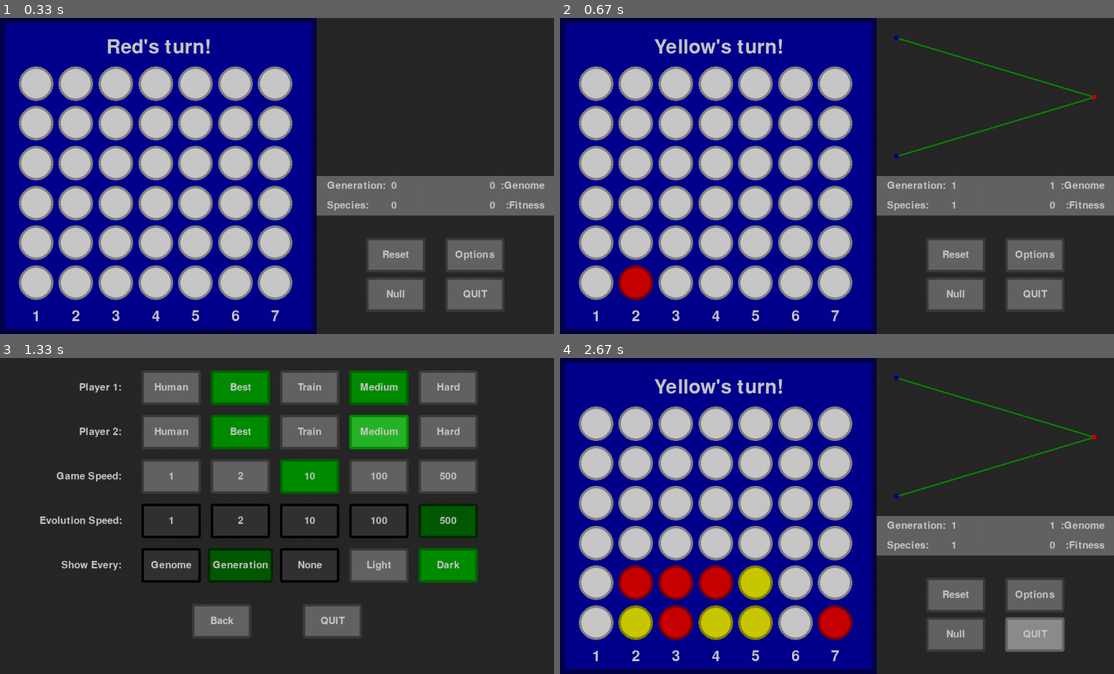
Above: before the commit, frames 1-4 (two rows, left to right).
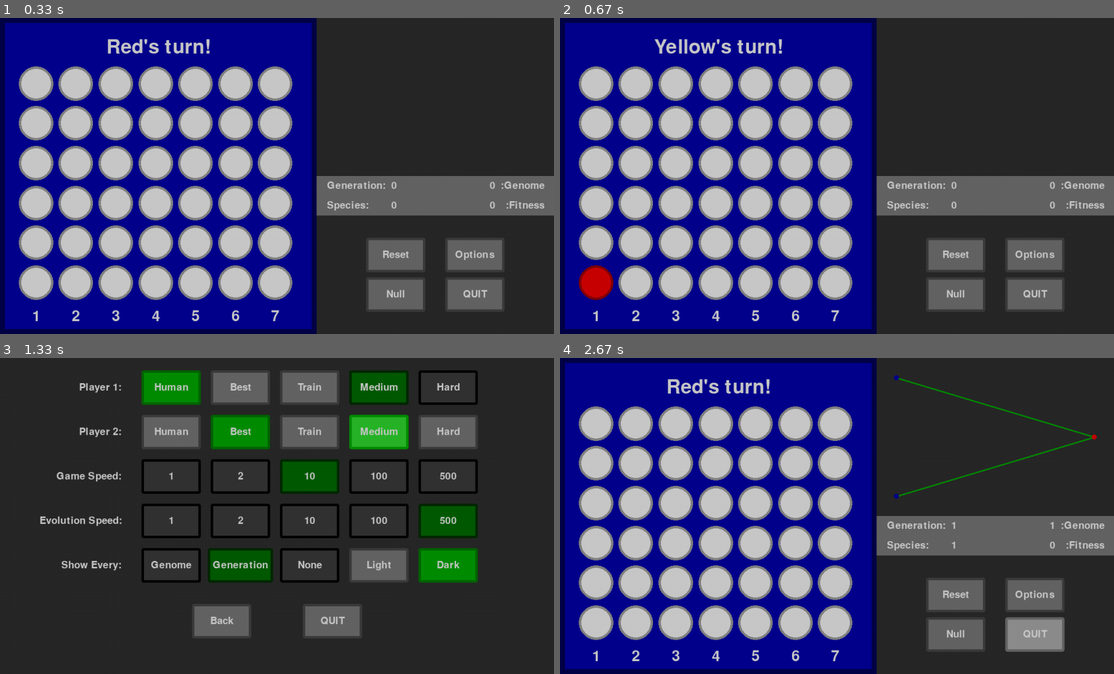
Above: after the commit, the same moments.

Repository: GreenMachine582/NEAT
Game: pygame game, started from main-silent.pyw
Same seed, same stepped clock (60 frames per second), same inputs: the game is played once before the commit and once after it.
Inputs (mouse positions are in pixels of both pictures, inside the frame that each line leads up to):
- Up to frame 1 (0.33 s): no input
- Up to frame 2 (0.67 s): tap 1 at 0.33 s
- Up to frame 3 (1.33 s): click (476, 595) at 0.72 s; click (376, 430) at 1.05 s
- Up to frame 4 (2.67 s): click (781, 620) at 1.38 s; click (953, 595) at 1.72 s; click (809, 598) at 2.05 s; click (1047, 636) at 2.38 s

Frame 1 is identical in both runs. In frame 2, 1.6% of the frame differs, in the area x 3-97%, y 5-90%; in frame 3, 10%, in the area x 25-87%, y 3-43%; in frame 4, 5.5%.

Commit message:
Minor changes

Diff:
--- a/main-silent.pyw
+++ b/main-silent.pyw
@@ -43,8 +43,8 @@
 MODEL_NAME = "%s_%s"
 
 # Globals - Defaults
-players = [{'type': PLAYER_TYPES[1], 'difficulty': DIFFICULTY[0], 'neat': None},
-           {'type': PLAYER_TYPES[1], 'difficulty': DIFFICULTY[1], 'neat': None}]
+players = [{'type': PLAYER_TYPES[0], 'difficulty': DIFFICULTY[0], 'neat': None},
+           {'type': PLAYER_TYPES[1], 'difficulty': DIFFICULTY[0], 'neat': None}]
 game_speed = SPEEDS[2]
 evolution_speed = SPEEDS[-1]
 max_fps = max(FPS, max(game_speed, evolution_speed))
@@ -496,7 +496,7 @@
     Main is the main loop for the project and will display, update and check
     collisions with objects.
     :return:
-        - None
+        - play - bool
     """
     global display, connect4, network, info, menu, options
 
@@ -578,7 +578,8 @@
                                                                players[player_key]['difficulty'])
                         if players[player_key]['neat'].nextGenome(file_name):
                             checkBest(player_key)
-                    gens[player_key] = players[player_key]['neat'].generation
+                    if players[player_key]['type'] != PLAYER_TYPES[0]:
+                        gens[player_key] = players[player_key]['neat'].generation
                 if not display and show:
                     print(gen_str % tuple(gens))
                 connect4.reset()
@@ -598,10 +599,12 @@
 
             pg.display.update()
             clock.tick(max_fps)
-            frame_count += 1
-
-    close()
+            frame_count += 2
 
 
 if __name__ == '__main__':
-    main()
+    try:
+        main()
+    except Exception as e:
+        print(e)
+        close()
--- a/main.py
+++ b/main.py
@@ -45,7 +45,7 @@
 # Globals - Defaults
 players = [{'type': PLAYER_TYPES[1], 'difficulty': DIFFICULTY[0], 'neat': None},
            {'type': PLAYER_TYPES[2], 'difficulty': DIFFICULTY[0], 'neat': None}]
-game_speed = SPEEDS[1]
+game_speed = SPEEDS[2]
 evolution_speed = SPEEDS[-1]
 max_fps = max(FPS, max(game_speed, evolution_speed))
 show_every = SHOW_EVERY[1]
@@ -496,7 +496,7 @@
     Main is the main loop for the project and will display, update and check
     collisions with objects.
     :return:
-        - None
+        - play - bool
     """
     global display, connect4, network, info, menu, options
 
@@ -578,7 +578,8 @@
                                                                players[player_key]['difficulty'])
                         if players[player_key]['neat'].nextGenome(file_name):
                             checkBest(player_key)
-                    gens[player_key] = players[player_key]['neat'].generation
+                    if players[player_key]['type'] != PLAYER_TYPES[0]:
+                        gens[player_key] = players[player_key]['neat'].generation
                 if not display and show:
                     print(gen_str % tuple(gens))
                 connect4.reset()
@@ -600,8 +601,9 @@
             clock.tick(max_fps)
             frame_count += 1
 
-    close()
-
 
 if __name__ == '__main__':
-    main()
+    try:
+        main()
+    finally:
+        close()
Not shown, changed: connect4/models/Best_Hard.neat
Not shown, changed: connect4/models/Best_Medium.neat
